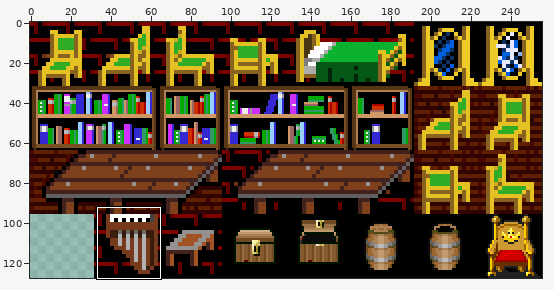
One commit to this sprite sheet: graphics/furniture.gif. The first picture is a wide view before the edit; the outline marks the close-up.
Close-up. Before:
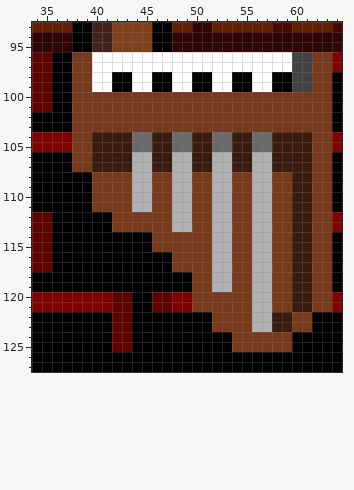
The file is 256x128 pixels. Colours within 5 levels of each other are drawn and written as one. Shown: x 34..64, y 93..127.
Once edited:
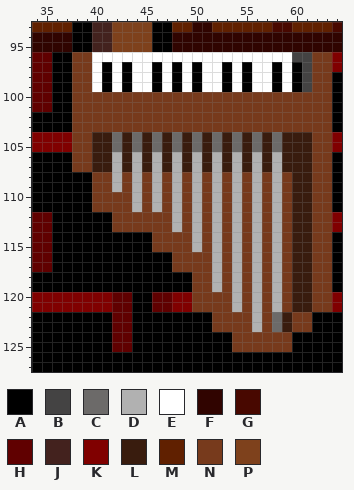
Palette (. is transparent): A #000000  B #444343  C #6c6a69  D #b1b1b1  E #ffffff  F #300400  G #480800  H #600000  J #43221e  K #800000  L #391c0e  M #602000  N #773a1c  P #7e411c
Commit: better harpsichord
Edits made:
Colour B becomes colour A in rows 97 to 99 at x 60.
Colour E becomes colour A in row 97 at x 41, 43, 46, 48, 50, 53, 55 and 58; in rows 98 to 99 at x 41, 48 and 53.
Colour L becomes colour C in rows 104 to 105 at x 42, 46, 50, 54 and 58; in rows 122 to 123 at x 58.
Colour L becomes colour D in rows 106 to 107 at x 42, 46, 50, 54 and 58.
Colour N becomes colour D in rows 108 to 109 at x 42, 46, 50, 54 and 58; in rows 110 to 111 at x 46, 50, 54 and 58; in rows 112 to 115 at x 50, 54 and 58; in rows 116 to 121 at x 54 and 58.
Colour A becomes colour E in rows 98 to 99 at x 42, 47, 51, 54 and 59.
Colour C becomes colour L in rows 104 to 105 at x 45, 49, 53 and 57.
Colour D becomes colour L in rows 106 to 107 at x 45, 49, 53 and 57.
Colour D becomes colour N in rows 108 to 111 at x 45, 49, 53 and 57; in rows 112 to 113 at x 49, 53 and 57; in rows 114 to 119 at x 53 and 57; in rows 120 to 123 at x 57.
